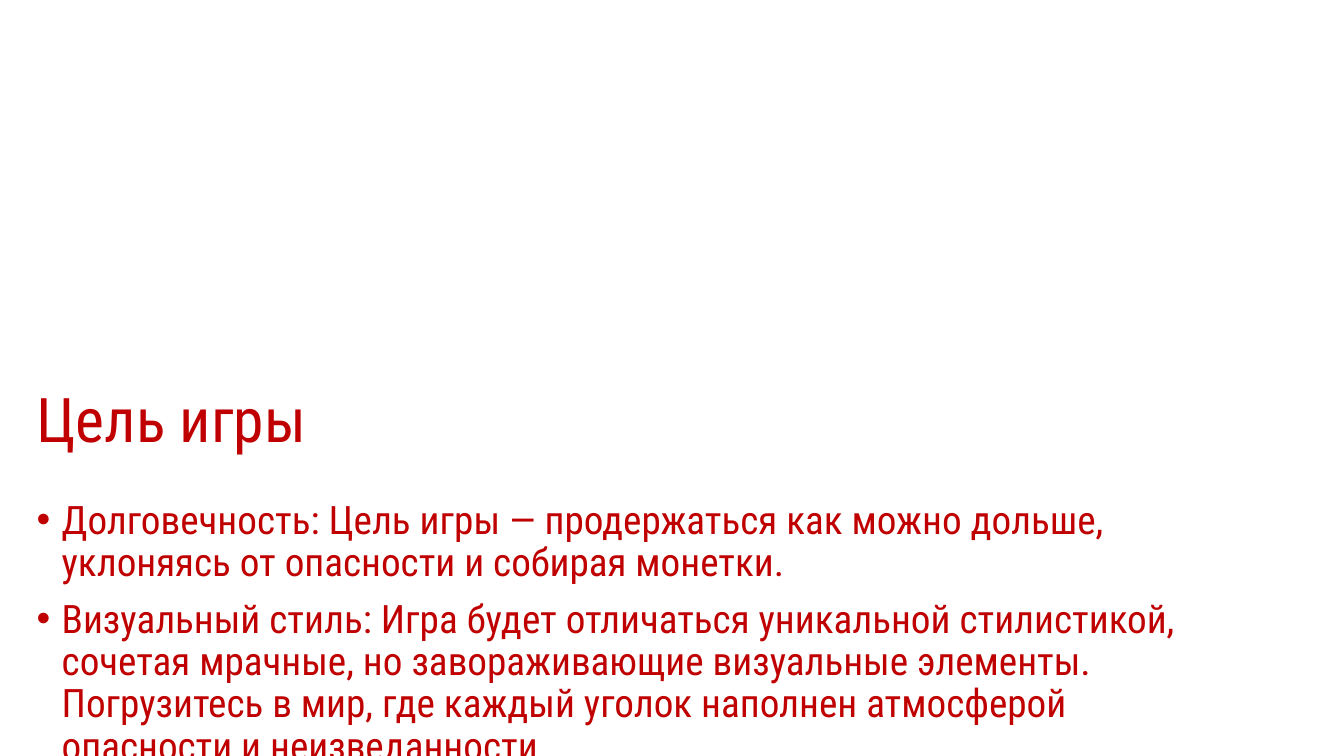
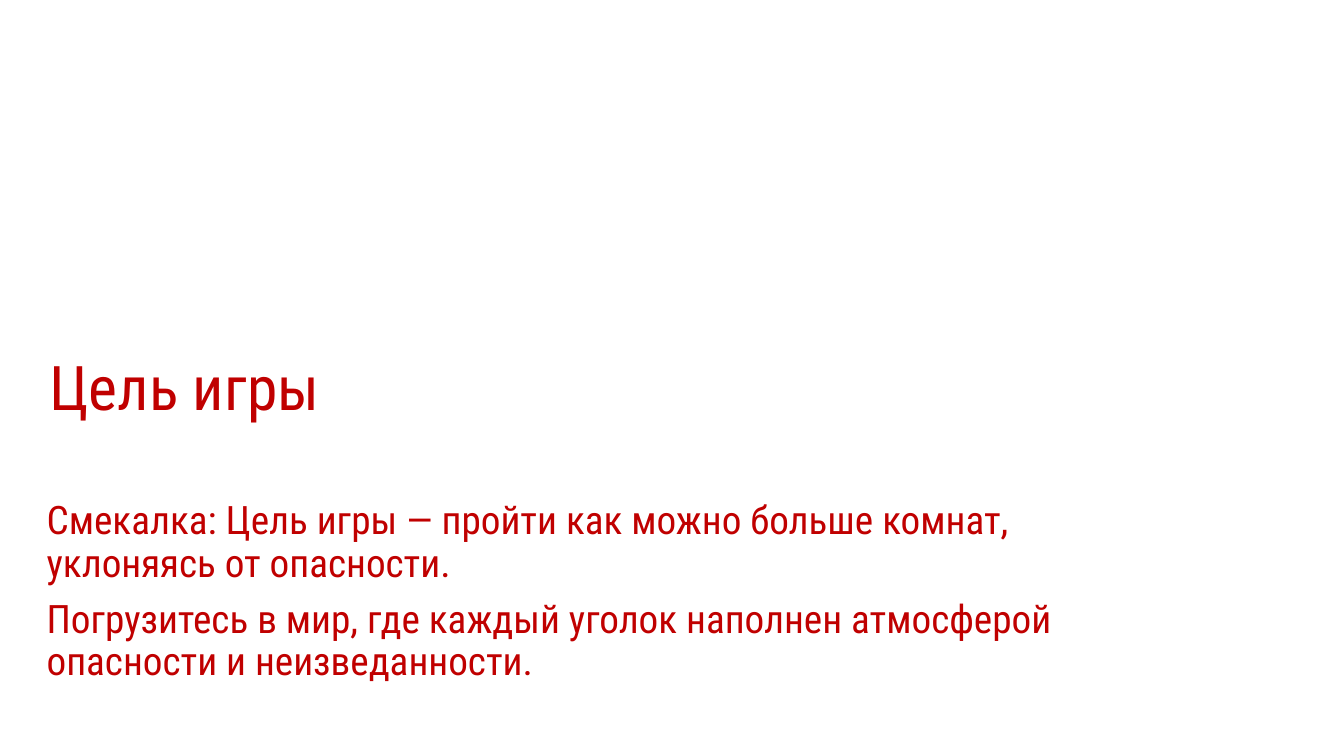
Before and after one commit to Fedormak/Apocalypse_Edition, a slide deck: slide 4 of Time's Ticking.pptx. Drawn at 1344x756 pixels with LibreOffice and Linux fonts; fonts in the diff are those of the drawing; background and template pictures are left out. Boxes give left, top, right and bottom in pixels: in the first picture for what was removed or moved away, otherwise in the second. Text is boxed around its words. In the diff, an @@ line names an element or a change of style, - is before the commit and + after.

```diff
--- a/Time's Ticking.pptx
+++ b/Time's Ticking.pptx
@@ title "Цель игры": place and size @@
-title "Цель игры" at <box>37,398,306,455</box>
+title "Цель игры" at <box>50,366,319,423</box>
@@ text at <box>47,504,1051,681</box>: text changed @@
-• Долговечность: Цель игры — продержаться как можно дольше, уклоняясь от опасности и собирая монетки.
-• Визуальный стиль: Игра будет отличаться уникальной стилистикой, сочетая мрачные, но завораживающие визуальные элементы. Погрузитесь в мир, где каждый уголок наполнен атмосферой опасности и неизведанности.
+Смекалка: Цель игры — пройти как можно больше комнат, уклоняясь от опасности.
+Погрузитесь в мир, где каждый уголок наполнен атмосферой опасности и неизведанности.
```
Also in this commit, not shown: 3 other slides changed, 1 slide added, 2 other files.
